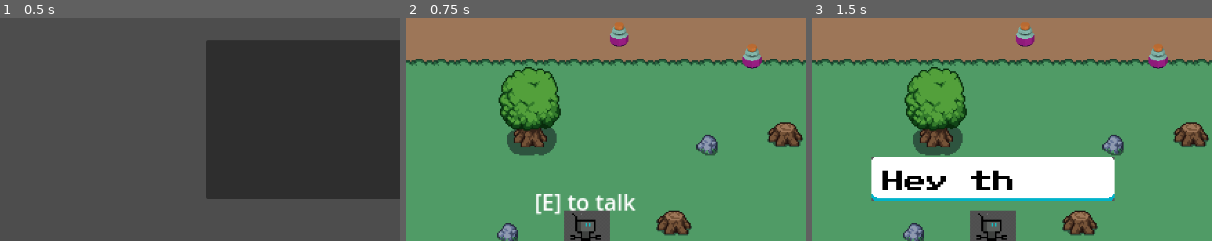
Above: before the commit, frames 1-3 (left to right).
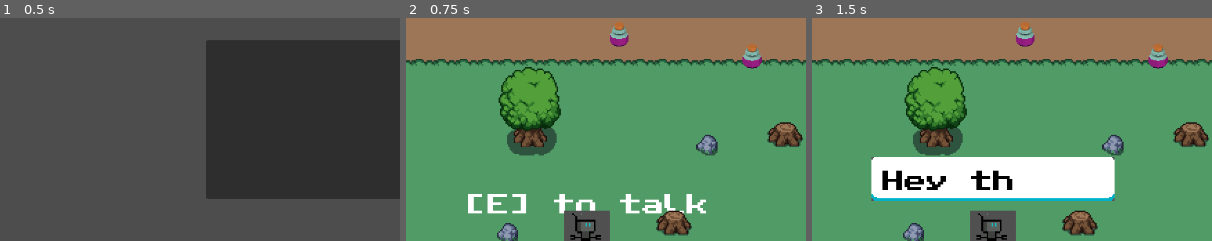
Above: after the commit, the same moments.

Repository: Rakki-Kyoryu/Time_Bandits_Final
Game: Godot game, scene res://main/main.tscn
The game is run twice, just before and just after one commit, with the same random seed, the same clock (stepped at 60 frames per second) and the same inputs.
Inputs (mouse positions are % of the whole screen's width and height, from its top left):
- Up to frame 1 (0.5 s): no input
- Up to frame 2 (0.75 s): click "Play" at 0.5 s
- Up to frame 3 (1.5 s): move the mouse to (72, 45) at 1.27 s; hold Right (right) from 1.28 s (still down); hold E (interact) from 1.28 s (still down)
The pictures show only the part of the screen within x 0-50%, y 50-100%; the shares and areas given below are measured in that part.

Frame 1 is identical in both runs. In frame 2, 2.6% of the frame differs, in the area x 15-75%, y 78-89%; in frame 3, nothing differs.

Commit message:
fixed health update

Diff:
--- a/NPC1.gd
+++ b/NPC1.gd
@@ -9,7 +9,8 @@
 	"It was eaten from the core and out to the skin, and that's why youll never find the worm in it",
 	"But a few bad ones won't spoil the eyes if they fall far enough from the tree",
 	"The rind is all you see, leave Eden with my...",
-	"seeds in your stomach"
+	"seeds in your stomach",
+	"Outliers and Hypocrites, A fun fact about apples! - Will Wood"
 ]
 
 func _ready():
@@ -19,3 +20,12 @@
 func _on_interact():
 	DialogManager.start_dialog(global_position, lines)
 	await DialogManager.dialog_finished
+
+
+func _on_interaction_area_body_entered(body):
+	#InteractionLabel.show_label(global_position, "talk")
+	pass
+
+
+func _on_interaction_area_body_exited(body):
+	pass # Replace with function body.
--- a/PCs/Player/Player.gd
+++ b/PCs/Player/Player.gd
@@ -21,6 +21,7 @@
 	pass
 
 func _physics_process(delta):
+	Global.player_health = current_health
 	enemy_attacks()
 	handle_input()
 	move_and_slide()
@@ -99,10 +100,6 @@
 
 
 
-
-
-
-
 func _on_sword_hit_area_entered(area):
 	if area.is_in_group("hurtbox"):
 		print("hit")
--- a/PCs/Player/Player.tscn
+++ b/PCs/Player/Player.tscn
@@ -442,7 +442,7 @@
 "walk_down": SubResource("Animation_87drq")
 }
 
-[node name="Player" type="CharacterBody2D" groups=["Player"]]
+[node name="Player" type="CharacterBody2D" groups=["player"]]
 collision_layer = 3
 script = ExtResource("1_xo3eq")
 inventory = ExtResource("2_sndne")
@@ -455,6 +455,7 @@
 
 [node name="player_hitbox" type="Area2D" parent="."]
 scale = Vector2(1.37139, 1.12845)
+collision_layer = 3
 
 [node name="CollisionShape2D" type="CollisionShape2D" parent="player_hitbox"]
 position = Vector2(-0.729186, -8.41863)
--- a/interaction/InteractionManager.gd
+++ b/interaction/InteractionManager.gd
@@ -1,7 +1,7 @@
 extends Node2D
 
 
-@onready var player = get_tree().get_first_node_in_group("Player")
+@onready var player = get_tree().get_first_node_in_group("player")
 @onready var label = $label
 
 
@@ -33,16 +33,19 @@
 		label.hide()
 
 #func _sort_by_distance_to_player(area1, area2):
-	#var area1_to_player = player.global_position.distance_to(area1.global_position)
-	#var area2_to_player = player.global_position.distance_to(area2.global_position)
-	#return area1_to_player < area2_to_player
+#	print("sort")
+#	var area1_to_player = player.global_position.distance_squared_to(area1.global_position)
+#	print("sort1")
+#	var area2_to_player = player.global_position.distance_squared_to(area2.global_position)
+#	print("sort2")
+#	return area1_to_player < area2_to_player
 
 func _input(event):
 	if event.is_action_pressed("interact") && can_interact:
 		if active_areas.size() > 0:
 			can_interact = false
 			label.hide()
-
+			print("fire")
 			await active_areas[0].interact.call()
-
+		else:
 			can_interact = true
--- a/interaction/InteractionManager.tscn
+++ b/interaction/InteractionManager.tscn
@@ -1,22 +1,20 @@
-[gd_scene load_steps=2 format=3 uid="uid://cet26a3cgyd7d"]
+[gd_scene load_steps=3 format=3 uid="uid://cet26a3cgyd7d"]
 
 [ext_resource type="Script" path="res://interaction/InteractionManager.gd" id="1_eeyhq"]
+[ext_resource type="FontFile" uid="uid://cpk2xqork2n37" path="res://art/2D/view-Ortho/textbox/PublicPixel-z84yD.ttf" id="2_d5pai"]
 
 [node name="InteractionManager" type="Node2D"]
 script = ExtResource("1_eeyhq")
 
 [node name="label" type="Label" parent="."]
-anchors_preset = 8
+anchors_preset = 5
 anchor_left = 0.5
-anchor_top = 0.5
 anchor_right = 0.5
-anchor_bottom = 0.5
 offset_left = -62.5
-offset_top = -13.0
 offset_right = 62.5
-offset_bottom = 13.0
+offset_bottom = 26.0
 grow_horizontal = 2
-grow_vertical = 2
+theme_override_fonts/font = ExtResource("2_d5pai")
 text = "[E] TO INTERACT"
 horizontal_alignment = 1
 vertical_alignment = 1
